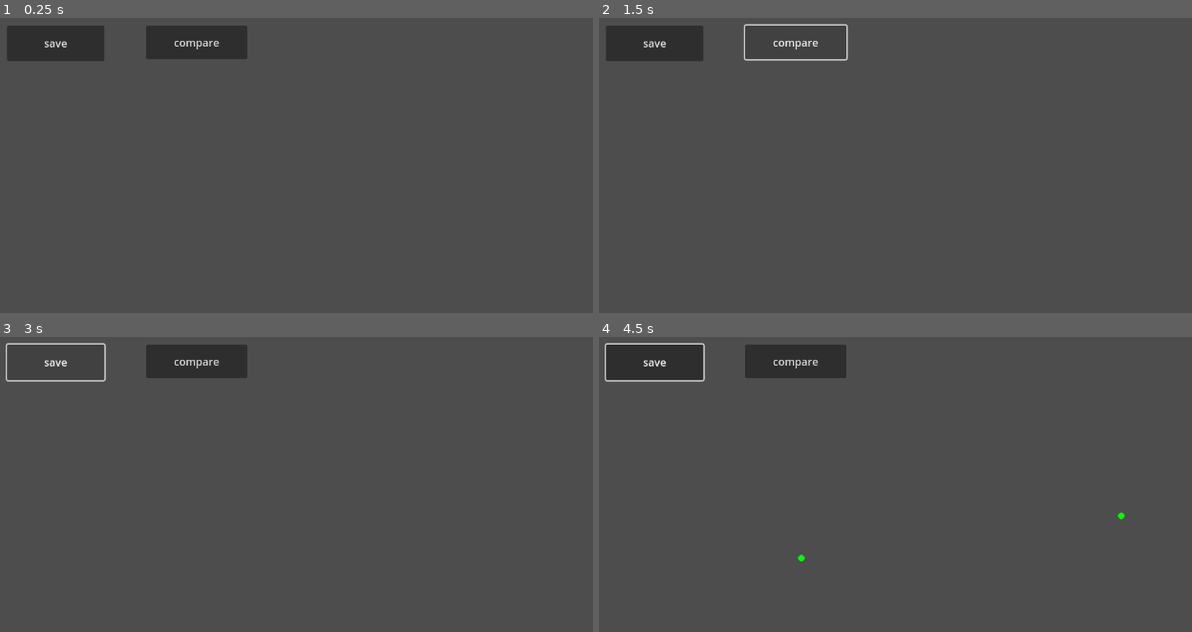
Above: before the commit, frames 1-4 (two rows, left to right).
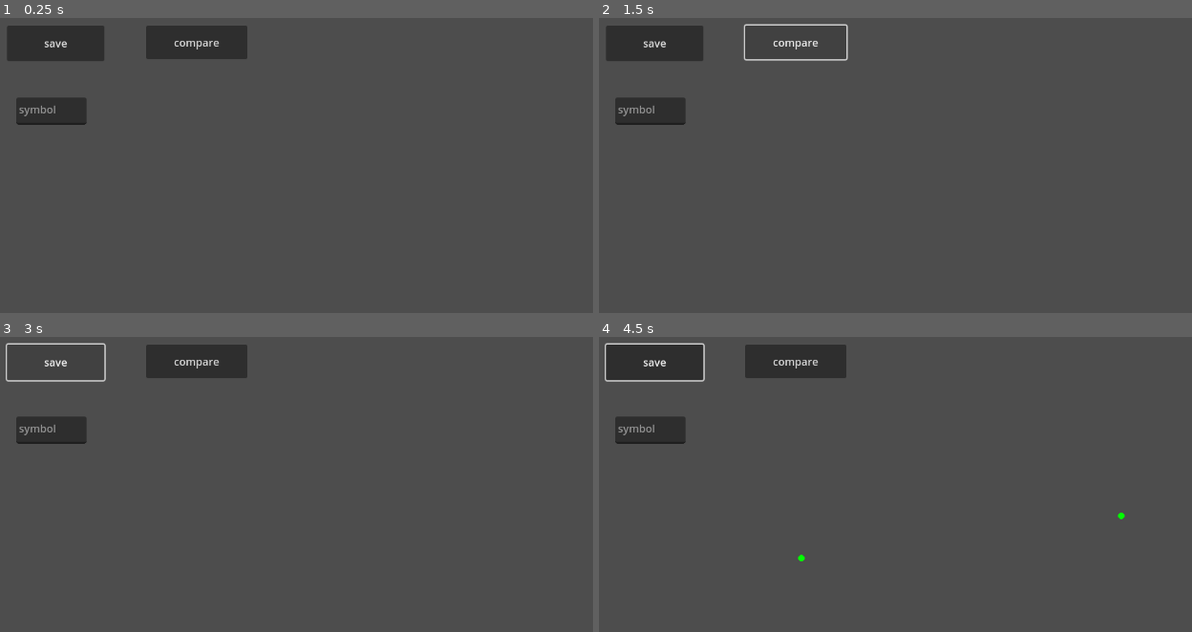
Above: after the commit, the same moments.

Repository: uprun/GRAIL-like
Game: Godot game, scene res://main.tscn
The game is run twice, just before and just after one commit, with the same random seed, the same clock (stepped at 60 frames per second) and the same inputs.
Inputs (mouse positions are in pixels of both pictures, inside the frame that each line leads up to):
- Up to frame 1 (0.25 s): no input
- Up to frame 2 (1.5 s): click "compare" at 0.5 s; click "compare" at 1.25 s
- Up to frame 3 (3 s): click "compare" at 2 s; click "save" at 2.75 s
- Up to frame 4 (4.5 s): move the mouse to (1120, 516) at 3.52 s; click (1120, 516) at 3.67 s; move the mouse to (800, 558) at 4.27 s; click (800, 558) at 4.42 s

The runs differ from the first frame. In frame 1, 1.0% of the frame differs, in the area x 2-15%, y 27-37%; in frame 2, 1.0%; in frame 3, 1.0%; in frame 4, 1.0%.

Commit message:
2024-12-20--23h25m21s

Diff:
--- a/main.tscn
+++ b/main.tscn
@@ -22,6 +22,13 @@
 button_mask = 7
 text = "compare"
 
+[node name="TextEdit" type="TextEdit" parent="."]
+offset_left = 65.0
+offset_top = 142.0
+offset_right = 171.0
+offset_bottom = 183.0
+placeholder_text = "symbol"
+
 [connection signal="button_down" from="Button" to="." method="_on_button_button_down"]
 [connection signal="pressed" from="Button" to="." method="_on_button_pressed"]
 [connection signal="button_down" from="compare" to="." method="_on_compare_button_down"]
